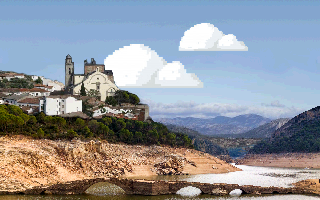
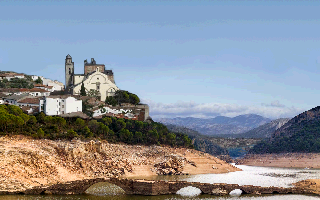
Layers edited between the first and the second w=320, h=200 image:
hid "Layer 9" over [1, 54, 120, 88]
hid "Layer 8 copy" over [178, 22, 248, 52]
hid "Layer 8" over [104, 42, 204, 91]
painted on "Layer 7 copy" over [314, 145, 320, 183]
showed "Layer 5", painted on it over [60, 80, 320, 183]
